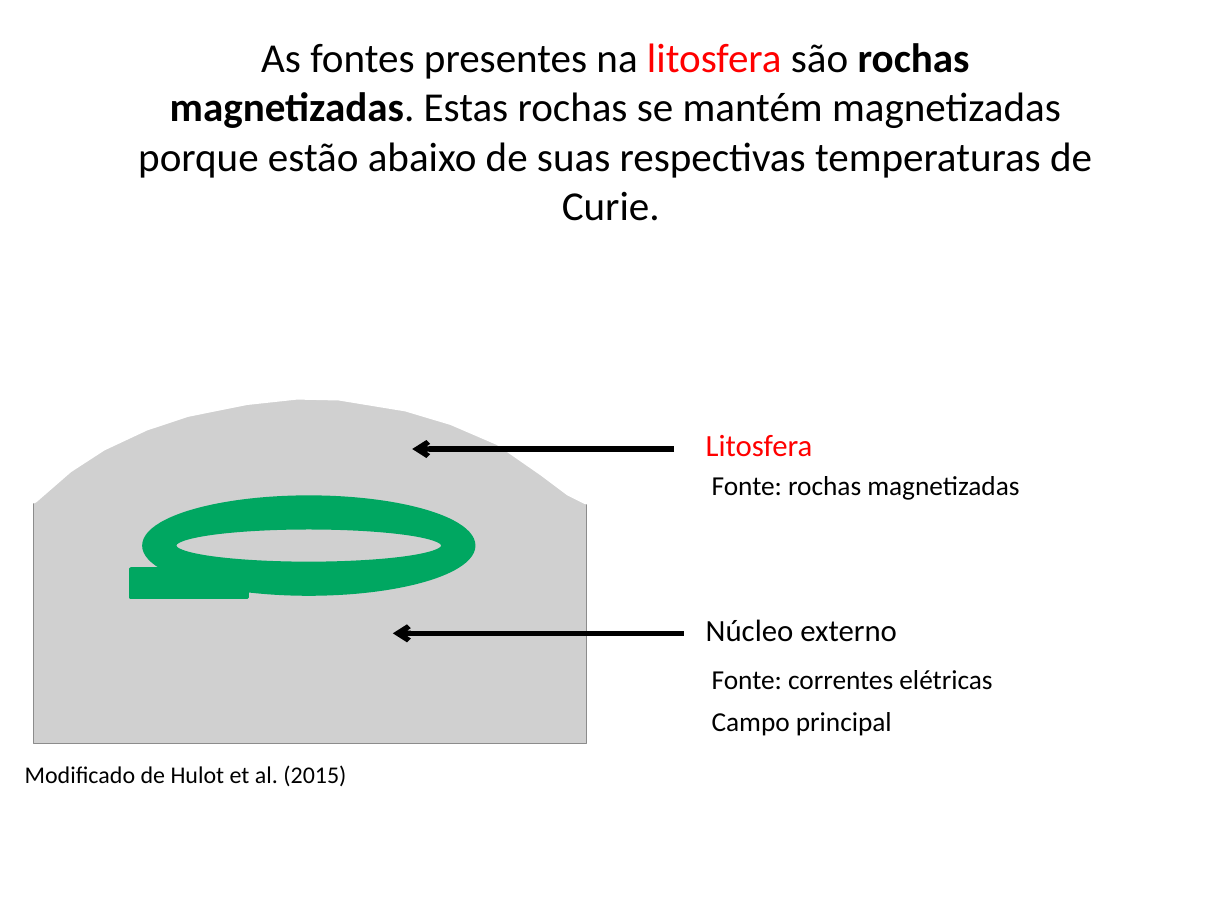
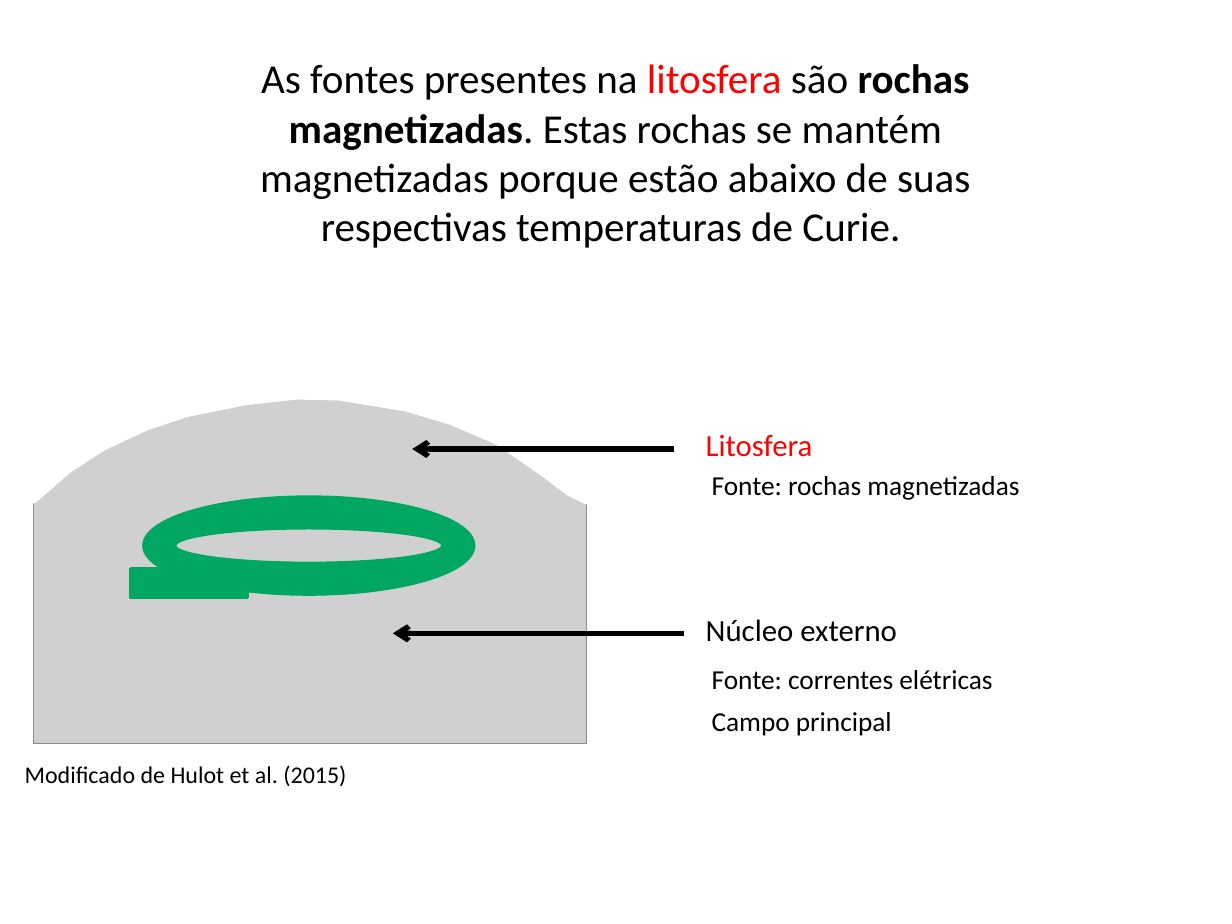
Before and after one commit to pinga-lab/CE-VII-SimBGf-2016, a slide deck: slide 12 of slides/4_anomalia_campo_total.pptx. Drawn at 1232x924 pixels with LibreOffice and Linux fonts; fonts in the diff are those of the drawing; grey boxes stand for pictures. Boxes give left, top, right and bottom in pixels: in the first picture for what was removed or moved away, otherwise in the second. Text is boxed around its words. In the diff, an @@ line names an element or a change of style, - is before the commit and + after.

```diff
--- a/slides/4_anomalia_campo_total.pptx
+++ b/slides/4_anomalia_campo_total.pptx
@@ text "As fontes presentes na litosfera ..." rewrapped from (138, 43, 1092, 221) to (260, 64, 970, 248) @@
```
Also in this commit, not shown: 5 other slides changed, 4 slides added.
